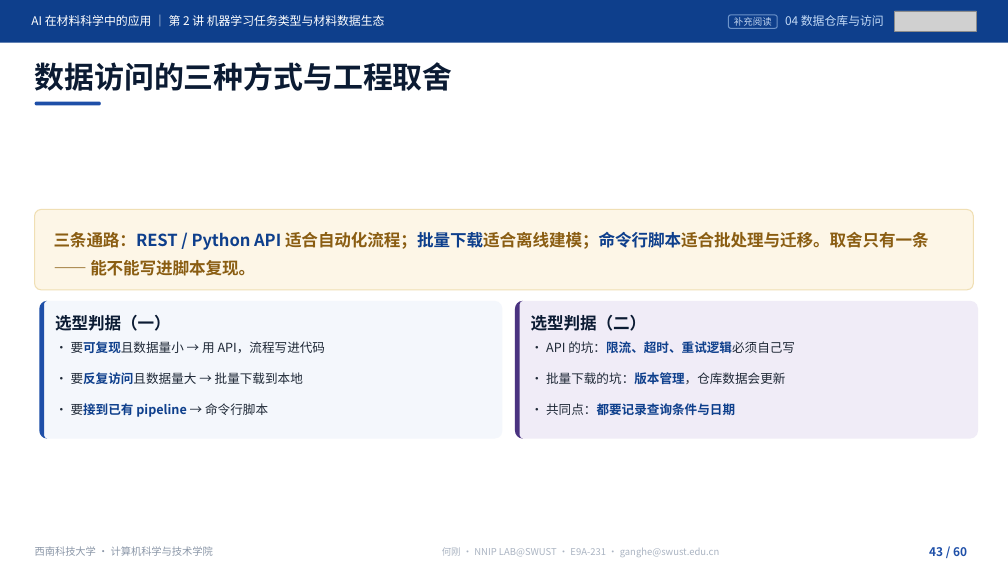
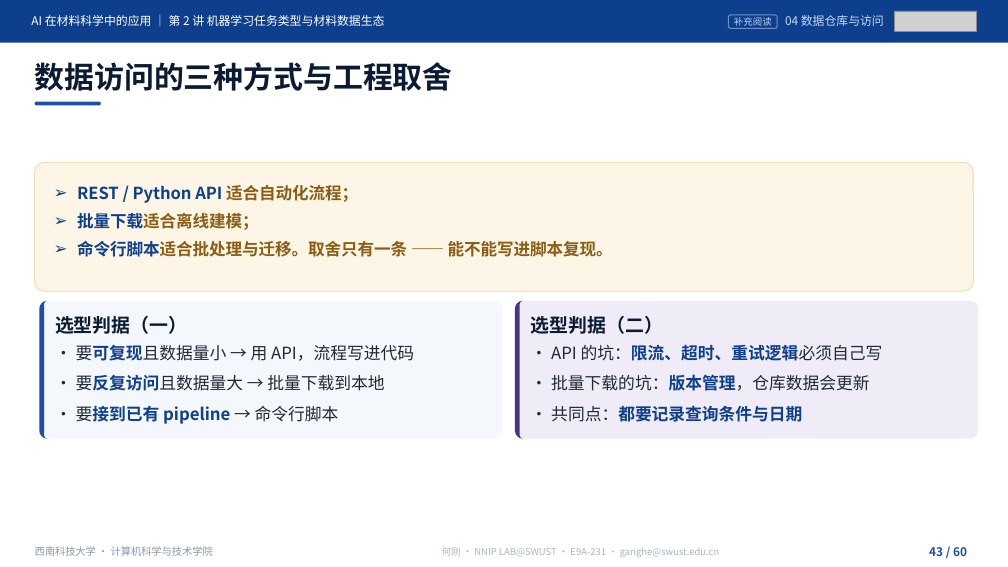
Before and after one commit to cosfrist/Applications-of-Artificial-Intelligence-in-Materials-Science-SWUST, a slide deck: slide 43 of lectures/02-机器学习任务类型与材料数据生态/AI在材料科学中的应用-第2讲 机器学习任务类型与材料数据生态-V5.pptx. Drawn at 1008x567 pixels with LibreOffice and Linux fonts; fonts in the diff are those of the drawing; grey boxes stand for pictures. Boxes give left, top, right and bottom in pixels: in the first picture for what was removed or moved away, otherwise in the second. Text is boxed around its words. In the diff, an @@ line names an element or a change of style, - is before the commit and + after.

Commit message:
第2讲课件按 2026-11-19 手动更新，配套文件同步
课件（8,774,546 → 8,739,397 B，SHA f12647c3…，仍 60 页）
- 术语统一：结构「策展库」→「精选库（Curated）」，P36—P39 相关表述同步改写
- P36 六问重写（开放/混合/订阅、访问方式、策展程度、规模覆盖、数据类型、FAIR）
- 页标题改写：P40「规模怎么读…」→「数据集规模」、P41「材料数据资源清单：从哪里找数据」→「材料数据资源清单」、
  P59 去「（10 分钟）」、P60「本讲小结、常见误区与下讲预告」→「本讲小结与下讲预告」
- 化学式改真下标：MAPbI3→MAPbI₃、ABX3→ABX₃、LiFePO4→LiFePO₄；P51 PCE 公式 Jsc/Voc/Pin 改下标
- 配图替换 P35、P36、P44、P49、P51：图片对象 91 → 94，唯一媒体 31 → 34

配套
- 讲义：按新备注重建 P2、P37、P44、P48、P51 五段；5 个页标题同步；
  备注里三处文本粘连（P37 的 HTE 注释、P48 的「甲基铵碘化铅」、P51 的 PCE 注释）只在原字符间插入换行，未改字
- 授课路线：5 个页标题同步
- source_index §6：按新课件重建 34 行（94 个图片对象、34 个唯一媒体、60 页眉）
- SHA256 清单：课件/讲义/路线/索引四行重算，复算 6/6 一致
- README：版本改 2026-11-19，新增修订说明，并更正上一轮遗留的「可见文字与备注未变」错误表述

```diff
--- a/lectures/02-机器学习任务类型与材料数据生态/AI在材料科学中的应用-第2讲 机器学习任务类型与材料数据生态-V5.pptx
+++ b/lectures/02-机器学习任务类型与材料数据生态/AI在材料科学中的应用-第2讲 机器学习任务类型与材料数据生态-V5.pptx
@@ rounded rectangle: place and size @@
-rounded rectangle at <box>35,209,974,290</box>
+rounded rectangle at <box>35,163,974,291</box>
@@ text at <box>77,185,613,257</box>: text changed @@
-三条通路：REST / Python API 适合自动化流程；批量下载适合离线建模；命令行脚本适合批处理与迁移。取舍只有一条 —— 能不能写进脚本复现。
+➢ REST / Python API 适合自动化流程；
+➢ 批量下载适合离线建模；
+➢ 命令行脚本适合批处理与迁移。取舍只有一条 —— 能不能写进脚本复现。
@@ text "选型判据（一）" at <box>55,316,187,334</box>: size 15.8 to 18 pt @@
@@ text "选型判据（二）" at <box>531,316,663,334</box>: size 15.8 to 18 pt @@
@@ size 12 to 16 pt in 6 elements at <box>76,345,414,361</box>, <box>76,375,384,391</box>, <box>76,405,339,424</box>, <box>551,344,883,361</box>, <box>551,374,869,391</box>, <box>551,405,802,422</box> @@
```
Also in this commit, not shown: 16 other slides changed, 5 other files.
